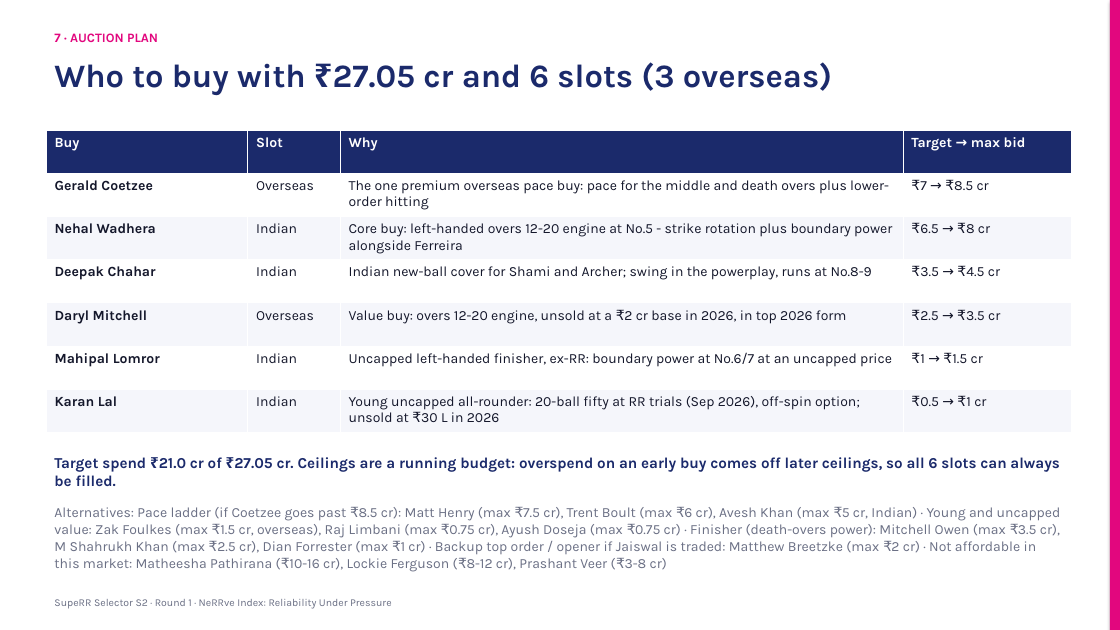
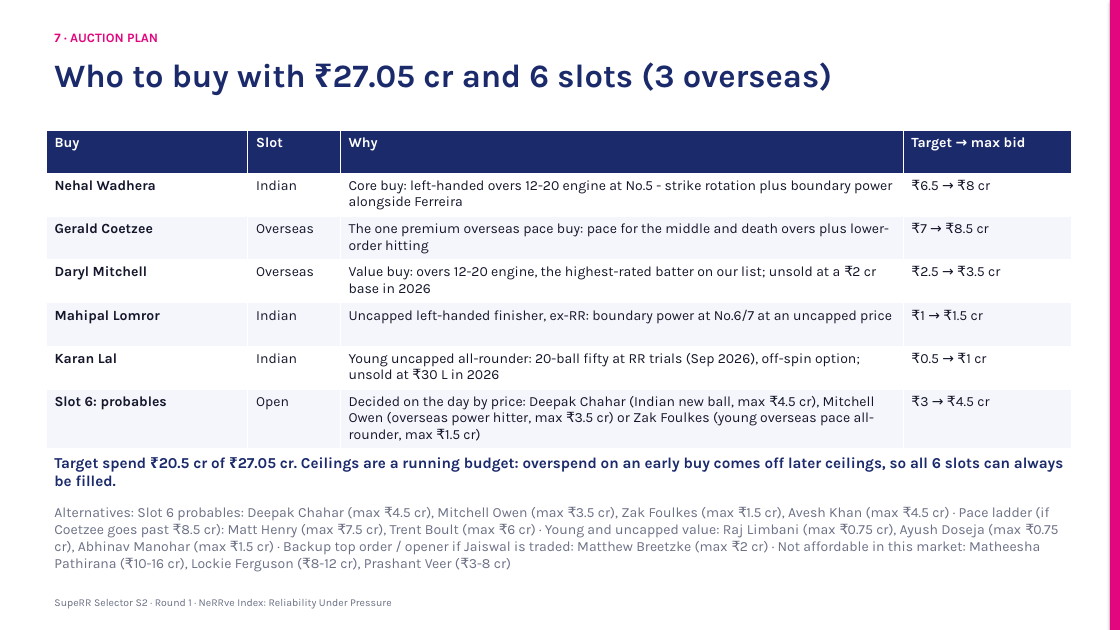
Before and after one commit to KoduruChandrasekhar/RRAuction-, a slide deck: slide 12 of submission/NeRRve_Deck.pptx. Drawn at 1120x630 pixels with LibreOffice and Linux fonts; fonts in the diff are those of the drawing. Boxes give left, top, right and bottom in pixels: in the first picture for what was removed or moved away, otherwise in the second. Text is boxed around its words. In the diff, an @@ line names an element or a change of style, - is before the commit and + after.

```diff
--- a/submission/NeRRve_Deck.pptx
+++ b/submission/NeRRve_Deck.pptx
@@ table at [46,130,1071,445] @@
+row 2: Nehal Wadhera | Indian | Core buy: left-handed overs 12-20 engine at No.5 - strike rotation plus boundary power alongside Ferreira | ₹6.5 → ₹8 cr
-row 3: Nehal Wadhera | Indian | Core buy: left-handed overs 12-20 engine at No.5 - strike rotation plus boundary power alongside Ferreira | ₹6.5 → ₹8 cr
-row 4: Deepak Chahar | Indian | Indian new-ball cover for Shami and Archer; swing in the powerplay, runs at No.8-9 | ₹3.5 → ₹4.5 cr
-row 5: Daryl Mitchell | Overseas | Value buy: overs 12-20 engine, unsold at a ₹2 cr base in 2026, in top 2026 form | ₹2.5 → ₹3.5 cr
+row 4: Daryl Mitchell | Overseas | Value buy: overs 12-20 engine, the highest-rated batter on our list; unsold at a ₹2 cr base in 2026 | ₹2.5 → ₹3.5 cr
+row 7: Slot 6: probables | Open | Decided on the day by price: Deepak Chahar (Indian new ball, max ₹4.5 cr), Mitchell Owen (overseas power hitter, max ₹3.5 cr) or Zak Foulkes (young overseas pace all-rounder, max ₹1.5 cr) | ₹3 → ₹4.5 cr
@@ text at [54,457,1063,486]: text changed @@
-Target spend ₹21.0 cr of ₹27.05 cr. Ceilings are a running budget: overspend on an early buy comes off later ceilings, so all 6 slots can always be filled.
+Target spend ₹20.5 cr of ₹27.05 cr. Ceilings are a running budget: overspend on an early buy comes off later ceilings, so all 6 slots can always be filled.
@@ text at [54,507,1058,572]: text changed @@
-Alternatives: Pace ladder (if Coetzee goes past ₹8.5 cr): Matt Henry (max ₹7.5 cr), Trent Boult (max ₹6 cr), Avesh Khan (max ₹5 cr, Indian) · Young and uncapped value: Zak Foulkes (max ₹1.5 cr, overseas), Raj Limbani (max ₹0.75 cr), Ayush Doseja (max ₹0.75 cr) · Finisher (death-overs power): Mitchell Owen (max ₹3.5 cr), M Shahrukh Khan (max ₹2.5 cr), Dian Forrester (max ₹1 cr) · Backup top order / opener if Jaiswal is traded: Matthew Breetzke (max ₹2 cr) · Not affordable in this market: Matheesha Pathirana (₹10-16 cr), Lockie Ferguson (₹8-12 cr), Prashant Veer (₹3-8 cr)
+Alternatives: Slot 6 probables: Deepak Chahar (max ₹4.5 cr), Mitchell Owen (max ₹3.5 cr), Zak Foulkes (max ₹1.5 cr), Avesh Khan (max ₹4.5 cr) · Pace ladder (if Coetzee goes past ₹8.5 cr): Matt Henry (max ₹7.5 cr), Trent Boult (max ₹6 cr) · Young and uncapped value: Raj Limbani (max ₹0.75 cr), Ayush Doseja (max ₹0.75 cr), Abhinav Manohar (max ₹1.5 cr) · Backup top order / opener if Jaiswal is traded: Matthew Breetzke (max ₹2 cr) · Not affordable in this market: Matheesha Pathirana (₹10-16 cr), Lockie Ferguson (₹8-12 cr), Prashant Veer (₹3-8 cr)
```
Also in this commit, not shown: 8 other slides changed, 7 other files.
